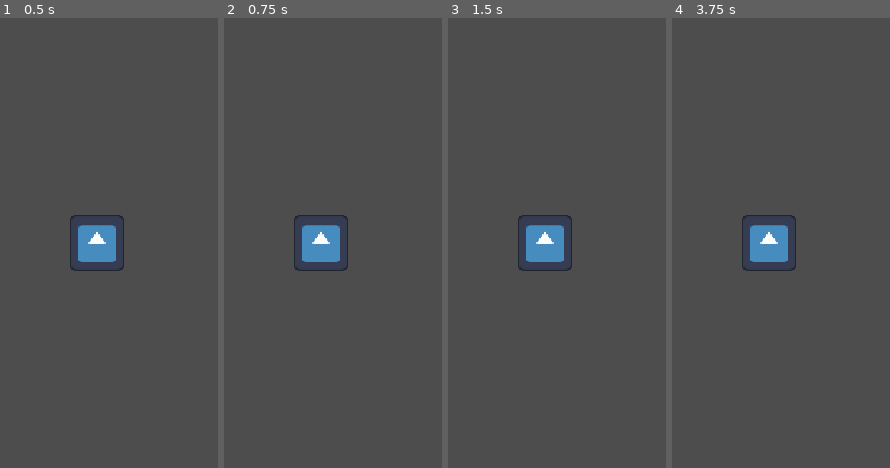
Above: before the commit, frames 1-4 (left to right).
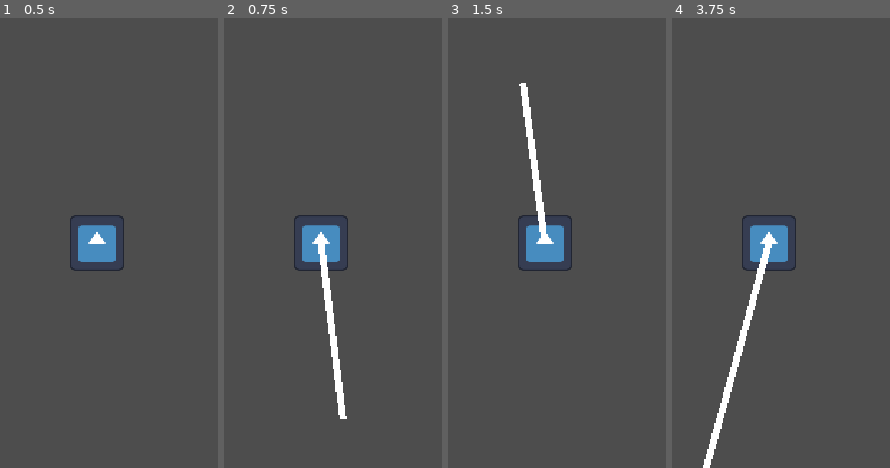
Above: after the commit, the same moments.

Repository: helladecimal/throwmania
Game: Godot game, scene res://scenes/main.tscn
Two runs of this game, one before a commit and one after it. Both use one fixed random seed, a clock stepped at 60 frames per second and the inputs below. The engine's default icon, where the game draws it, is replaced by a stand-in: a white triangle on a blue panel in a dark square.
Inputs (mouse positions are in pixels of both pictures, inside the frame that each line leads up to):
- Up to frame 1 (0.5 s): no input
- Up to frame 2 (0.75 s): tap Enter at 0.5 s; move the mouse to (outside the picture) at 0.52 s; press the mouse at (outside the picture) at 0.53 s; hold Right from 0.53 s (still down)
- Up to frame 3 (1.5 s): tap Space at 1.25 s; move the mouse to (outside the picture) at 1.27 s; release Right at 1.28 s; release the mouse at (outside the picture) at 1.28 s; hold Down from 1.28 s (still down); click (outside the picture) at 1.35 s
- Up to frame 4 (3.75 s): tap Enter at 2, 3.5 s; move the mouse to (848, 144) at 2.02 s; release Down at 2.03 s; press the mouse at (848, 144) at 2.03 s; hold Right 2.03-2.78 s; tap Alt at 2.1 s; tap Space at 2.75 s; move the mouse to (728, 333) at 2.77 s; release the mouse at (728, 333) at 2.78 s; hold Up 2.78-3.53 s; tap Shift at 2.85 s; click (728, 333) at 3.05 s; move the mouse to (outside the picture) at 3.52 s; press the mouse at (outside the picture) at 3.53 s; hold Left from 3.53 s (still down)

Frame 1 is identical in both runs. In frame 2, 1.3% of the frame differs, in the area x 43-57%, y 50-90%; in frame 3, 1.1%; in frame 4, 1.6%, in the area x 14-46%, y 50-100%.

Commit message:
work on launch code

Diff:
--- a/project.godot
+++ b/project.godot
@@ -20,6 +20,18 @@
 window/stretch/mode="canvas_items"
 window/stretch/aspect="expand"
 
+[editor_plugins]
+
+enabled=PackedStringArray("res://addons/godot_super-wakatime/plugin.cfg")
+
+[input]
+
+LMB={
+"deadzone": 0.2,
+"events": [Object(InputEventMouseButton,"resource_local_to_scene":false,"resource_name":"","device":-1,"window_id":0,"alt_pressed":false,"shift_pressed":false,"ctrl_pressed":false,"meta_pressed":false,"button_mask":1,"position":Vector2(324, 32),"global_position":Vector2(336, 92),"factor":1.0,"button_index":1,"canceled":false,"pressed":true,"double_click":false,"script":null)
+]
+}
+
 [physics]
 
 3d/physics_engine="Jolt Physics"
--- a/scenes/player.tscn
+++ b/scenes/player.tscn
@@ -13,3 +13,14 @@
 
 [node name="CollisionShape2D" type="CollisionShape2D" parent="." unique_id=1692427593]
 shape = SubResource("CircleShape2D_g4v7s")
+
+[node name="powerbar" type="ColorRect" parent="." unique_id=1020938486]
+visible = false
+anchors_preset = 5
+anchor_left = 0.5
+anchor_right = 0.5
+offset_left = -2.0
+offset_right = 2.0
+offset_bottom = 16.0
+grow_horizontal = 2
+pivot_offset = Vector2(2, 0)
--- a/scripts/player.gd
+++ b/scripts/player.gd
@@ -2,12 +2,27 @@
 class_name Player
 
 @export var health = 100
+@export var moving = false
+@onready var powerbar: ColorRect = $powerbar
 
+var power = 400.0
 # Called when the node enters the scene tree for the first time.
 func _ready() -> void:
 	pass # Replace with function body.
 
+func throw():
+	pass
 
 # Called every frame. 'delta' is the elapsed time since the previous frame.
 func _process(delta: float) -> void:
+	if not moving and Input.is_action_pressed("LMB"):
+		var mouse_pos = get_local_mouse_position()
+		var ball_speed = mouse_pos.length()
+		print(ball_speed)
+
+		powerbar.visible = true
+		powerbar.size.y = ball_speed
+		powerbar.rotation = atan2(mouse_pos.y, mouse_pos.x)
+		pass
+
 	pass
